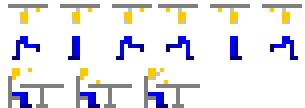
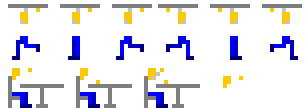
Layered file, before and after one edit (305 × 108). Changes by layer:
painted on "Capa pegada" over (223, 76, 243, 88)
